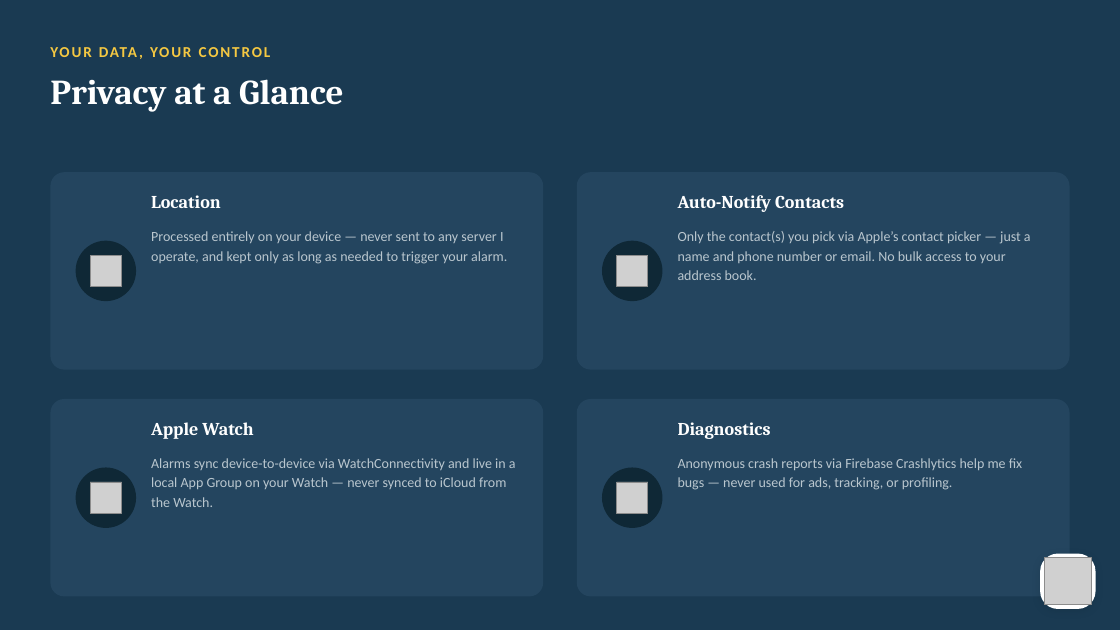
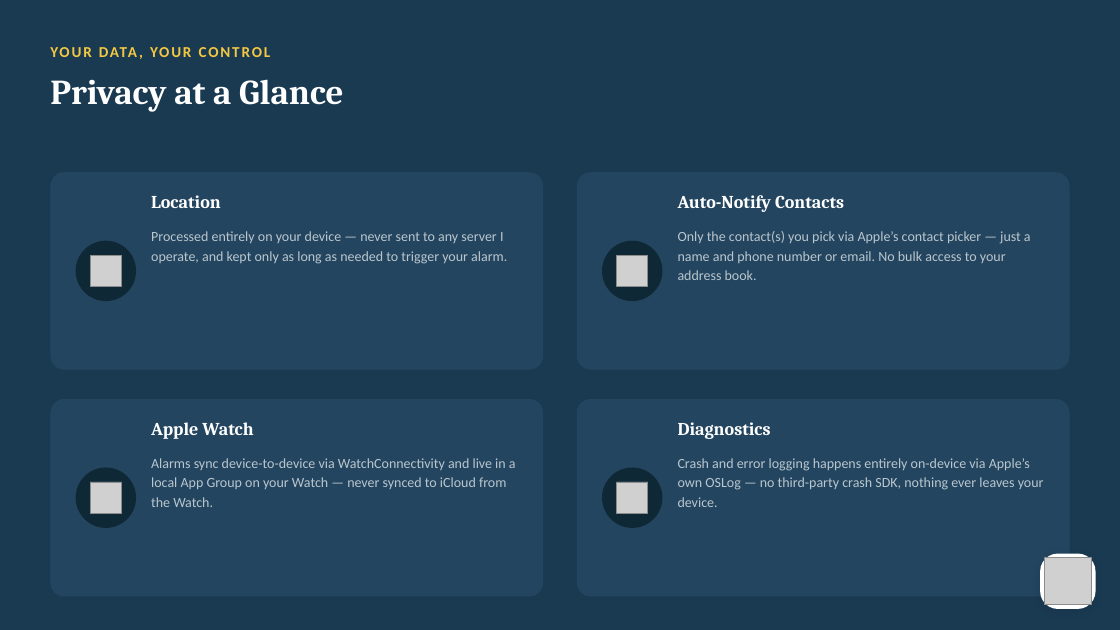
Before and after one commit to rmbartis/GeoNap, a slide deck: slide 16 of docs/GeoNap Presentations/GeoNap_Marketing_Deck.pptx. Drawn at 1120x630 pixels with LibreOffice and Linux fonts; fonts in the diff are those of the drawing; grey boxes stand for pictures. Boxes give left, top, right and bottom in pixels: in the first picture for what was removed or moved away, otherwise in the second. Text is boxed around its words. In the diff, an @@ line names an element or a change of style, - is before the commit and + after.

Commit message:
1) Align help to actual code base feature set 2) Align Sound roster in code base in help and provide translation keys 3) remove thrid party crash reporting, go with native now. 4) align privacy statement across all docments that call for statements

```diff
--- a/docs/GeoNap Presentations/GeoNap_Marketing_Deck.pptx
+++ b/docs/GeoNap Presentations/GeoNap_Marketing_Deck.pptx
@@ text at (678,458,1044,507): text changed @@
-Anonymous crash reports via Firebase Crashlytics help me fix bugs — never used for ads, tracking, or profiling.
+Crash and error logging happens entirely on-device via Apple’s own OSLog — no third-party crash SDK, nothing ever leaves your device.
```
Also in this commit, not shown: 1 other slide changed, 16 other files.
